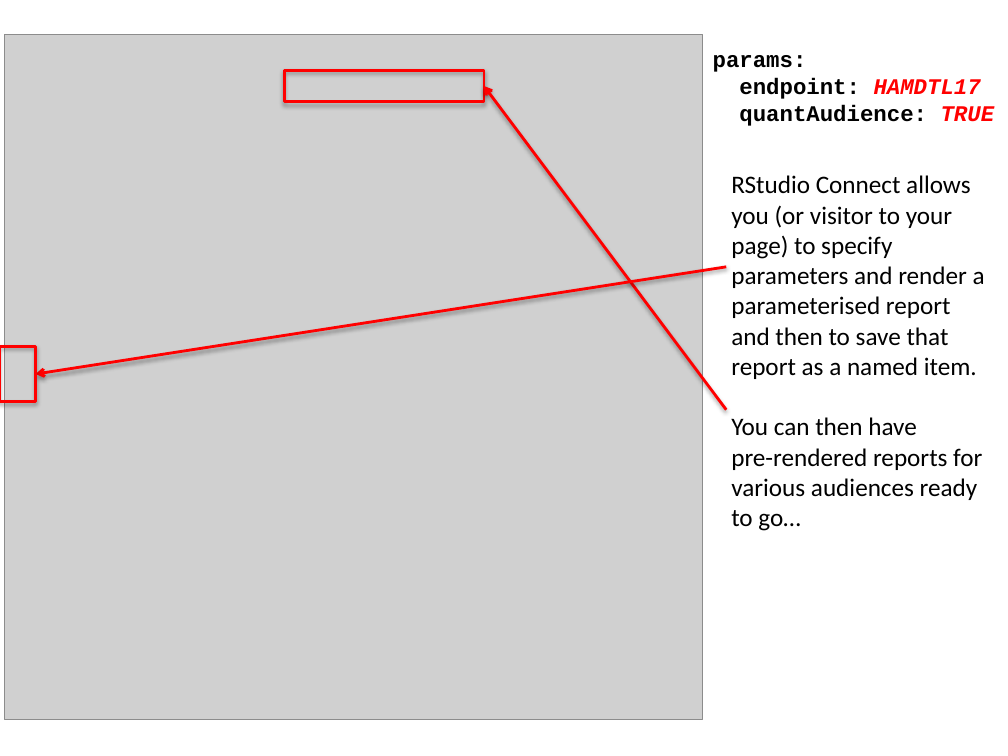
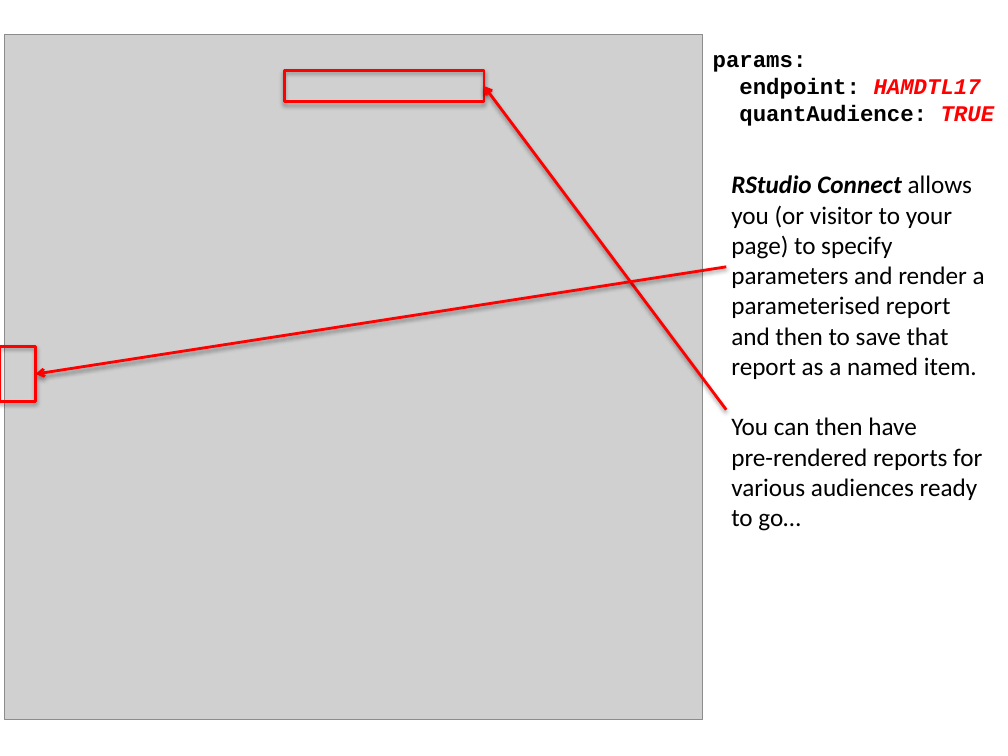
Before and after one commit to MikeKSmith/RStudioConf2019, a slide deck: slide 28 of The lazy and easily distracted report writer.pptx. Drawn at 1008x756 pixels with LibreOffice and Linux fonts; fonts in the diff are those of the drawing; grey boxes stand for pictures. Boxes give left, top, right and bottom in pixels: in the first picture for what was removed or moved away, otherwise in the second. Text is boxed around its words. In the diff, an @@ line names an element or a change of style, - is before the commit and + after.

```diff
--- a/The lazy and easily distracted report writer.pptx
+++ b/The lazy and easily distracted report writer.pptx
@@ text at (x1=731, y1=175, x2=972, y2=194): bold on, italic on in "RStudio Connect" @@
```
Also in this commit, not shown: 5 other slides changed, 2 other files.
